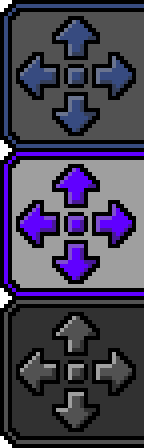
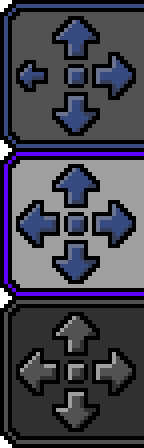
Layer changes from the first (144, 448) image to the second:
added layer "Background copy #2" above "Background copy" over [20, 168, 132, 280]
painted on "Background copy" over [28, 52, 60, 100]
